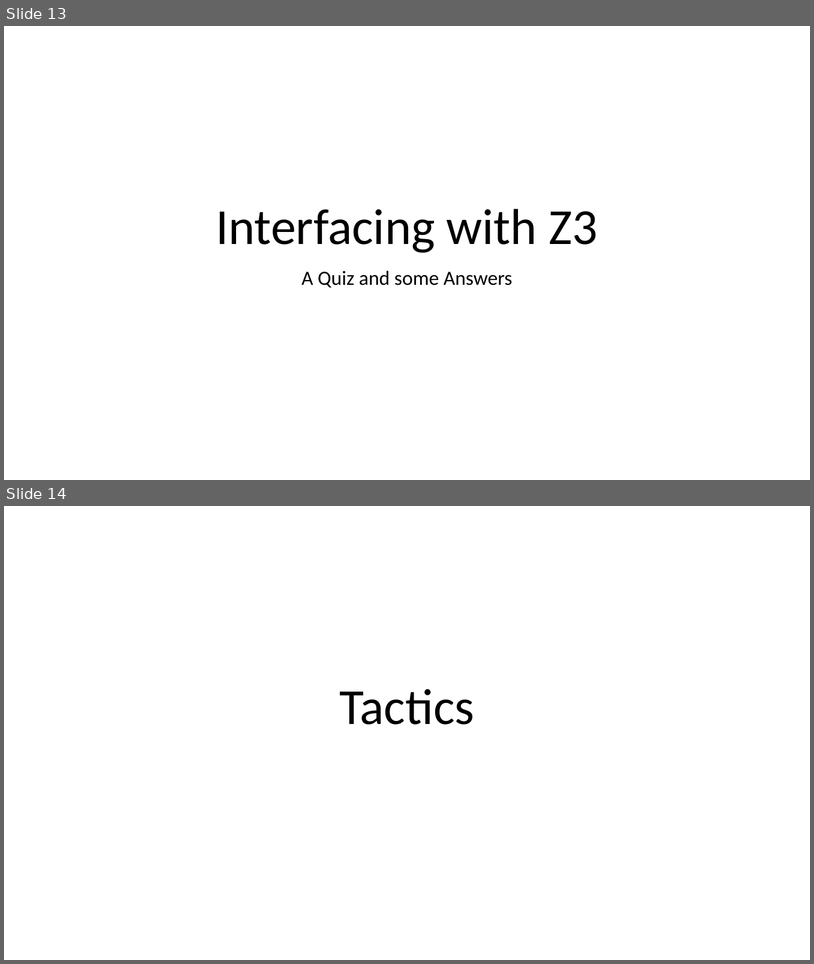
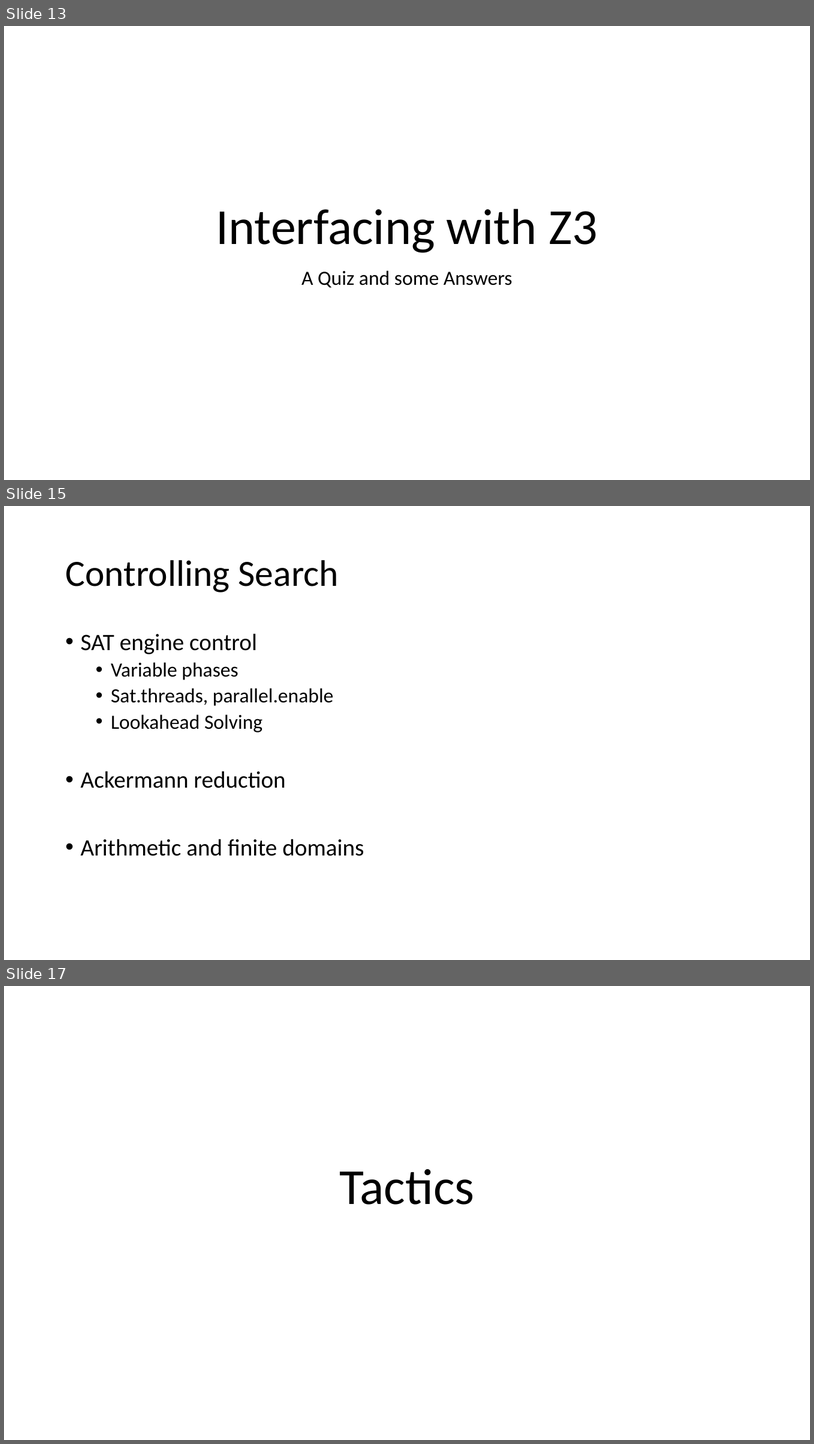
Before and after one commit to Z3Prover/doc, a slide deck: internals/tutorial/z3internals.pptx. Shown one above the other, each under a label of ours: slides 13 and 14 before the commit, slides 13, 15 and 17 after it; the slides between them are not shown. The pictures are 814x964 and 814x1444 pixels, drawn with LibreOffice and Linux fonts; fonts in the diff are those of the drawing. Boxes give left, top, right and bottom in pixels: in the first picture for what was removed or moved away, otherwise in the second. Text is boxed around its words. In the diff, an @@ line names an element or a change of style, - is before the commit and + after.

```diff
--- a/internals/tutorial/z3internals.pptx
+++ b/internals/tutorial/z3internals.pptx
@@ slide 15 added at [4, 506, 810, 960], background #FFFFFF @@
@@ title added at [65, 560, 339, 592], 44 pt, text #000000 @@
+Controlling Search
@@ text added at [81, 633, 364, 856], 28 pt, text #000000 @@
+• SAT engine control
+  • Variable phases
+  • Sat.threads, parallel.enable
+  • Lookahead Solving
+• Ackermann reduction
+• Arithmetic and finite domains
@@ what was slide 14 is now slide 17 @@
```
Also in this commit, not shown: 1 slide changed, 2 other slides added.
